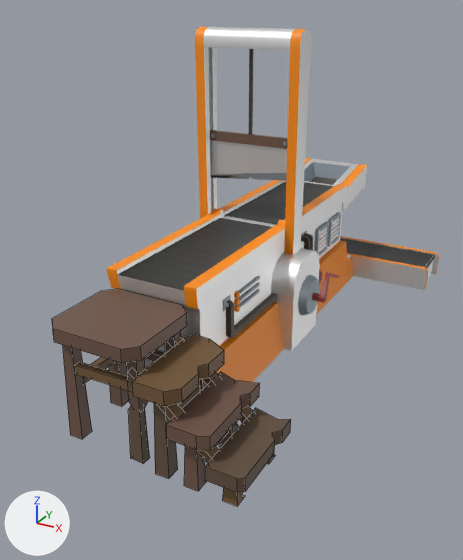
The FBX model Assets/_/_ART/_3D/3DModels/Workstation/3D_workstation_slicer.fbx: old version first, new version second.
The view is the same before and after, from a camera (50 mm lens) standing at (2.17, -6.79, 3.8) and looking at (-0.98, -1.08, 0.95). Every picture has the same lights, and +X, +Y and +Z are marked at lower left. Mesh edges are drawn as thin lines on the coarser meshes. Where no turn or scale is listed for an object, it has been applied to the vertices. Vertices at the same position are counted once.

Script lines for the objects in view, before the commit:
```python
me_cube_013 = bpy.data.meshes.new('Cube.013')
me_cube_013.from_pydata(...)  # 870 vertices, 652 faces; spans x -1.3..1.06, y -0.08..4.84, z 0.0..3.52
# faces by material slot: [6, 255, 150, 52, 77, 106, 6]
me_cube_013.materials.append(mat_mat_workstation_brun_004)  # brown #705648
me_cube_013.materials.append(mat_mat_workstation_chrome_001)  # white #ececec
me_cube_013.materials.append(mat_mat_workstation_gris_001)  # grey #9ba7af
me_cube_013.materials.append(mat_mat_workstation_rouge_001)  # red #8e3434
me_cube_013.materials.append(mat_mat_workstation_noir_001)  # brown #534a41
me_cube_013.materials.append(mat_mat_workstation_orange_001)  # orange #ff910c
me_cube_013.materials.append(mat_mat_workstation_belt)  # picture img_tapis_png
me_cube_015 = bpy.data.meshes.new('Cube.015')
me_cube_015.from_pydata(...)  # 280 vertices, 187 faces; spans x 0.0..2.06, y -0.05..0.91, z -1.24..0.07
# faces by material slot: [68, 65, 54]
me_cube_015.materials.append(mat_mat_workstation_brun_004)  # brown #705648
me_cube_015.materials.append(mat_mat_workstation_brun_005)  # brown #74583b
me_cube_015.materials.append(mat_mat_workstation_brun_006)  # brown #635040
ob_3d_workstation_slicer_stair = bpy.data.objects.new('3D_workstation_slicer_stair', me_cube_015)
ob_3d_workstation_slicer_stair.location = (0.31, -3.18, -0.01)
ob_3d_workstation_slicer_stair.rotation_euler = (0.0, -3.142, 0.0)  # degrees (0, -180, 0)
ob_3d_workstation_slicer_stair.scale = (0.972, 0.972, 0.972)
ob_3d_workstation_slicer_table = bpy.data.objects.new('3D_workstation_slicer_table', me_cube_013)
ob_3d_workstation_slicer_table.location = (-0.49, -2.23, 0.0)
```
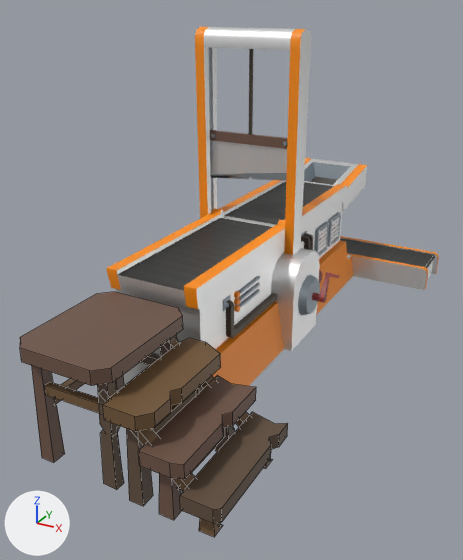
Where the newer file only moved an object's origin or applied its transform, the numbers keep the older frame.

What differs and where, as boxes (x1, y1, x2, y2) in the pictures (463 x 560 px; the box of a moved part takes in the faces that stretch with it):
'3D_workstation_slicer_stair', reshaped, turned
    before: (52, 289, 291, 506)
    after: (20, 292, 288, 537)
part 1 of me_cube_015, moved or reshaped
    before: (165, 332, 181, 353)
    after: (160, 335, 176, 357)
part 2 of me_cube_015, moved or reshaped
    before: (127, 359, 150, 464)
    after: (97, 380, 124, 490)
part 3 of me_cube_015, moved or reshaped
    before: (109, 362, 128, 406)
    after: (116, 375, 124, 391)
part 4 of me_cube_015, moved or reshaped
    before: (63, 345, 92, 439)
    after: (31, 365, 65, 463)
part 5 of me_cube_015, moved or reshaped
    before: (144, 350, 165, 362)
    after: (140, 353, 161, 365)
part 6 of me_cube_015, moved or reshaped
    before: (75, 362, 128, 390)
    after: (44, 382, 99, 413)
part 7 of me_cube_015, moved or reshaped
    before: (199, 379, 207, 391)
    after: (196, 386, 203, 395)
part 8 of me_cube_015, moved or reshaped
    before: (154, 403, 178, 479)
    after: (126, 428, 153, 506)
part 9 of me_cube_015, moved or reshaped
    before: (219, 422, 238, 447)
    after: (215, 426, 235, 452)
part 10 of me_cube_015, moved or reshaped
    before: (184, 446, 207, 491)
    after: (159, 474, 181, 520)
part 11 of me_cube_015, moved or reshaped
    before: (267, 454, 275, 464)
    after: (263, 459, 272, 469)
part 12 of me_cube_015, moved or reshaped
    before: (222, 487, 245, 506)
    after: (199, 518, 223, 537)
part 13 of me_cube_015, moved or reshaped
    before: (175, 336, 253, 423)
    after: (171, 339, 249, 427)
part 14 of me_cube_015, moved or reshaped
    before: (138, 368, 219, 463)
    after: (109, 390, 195, 491)
part 15 of me_cube_015, moved or reshaped
    before: (52, 289, 291, 493)
    after: (20, 292, 288, 524)
part 16 of me_cube_015, moved or reshaped
    before: (83, 357, 116, 383)
    after: (54, 379, 84, 404)

Edits to the bpy script that builds the scene:
```text
Change me_cube_015:
    used by ob_3d_workstation_slicer_stair; location = (0.31, -3.18, -0.01); rotation_euler = (0.0, -3.142, 0.0), in degrees (0, -180, 0); scale = (0.972, 0.972, 0.972)
    remove me_cube_015.from_pydata(...)  # 280 vertices, 187 faces; spans x 0.0..2.06, y -0.05..0.91, z -1.24..0.07
    add me_cube_015.from_pydata(...)  # 280 vertices, 187 faces; spans x 0.0..2.06, y -0.07..1.24, z -0.44..0.84
    me_cube_015 part 1: the loose piece of 12 vertices spanning x 1.11..1.26, y 0.68..0.83, z -1.1..0.0 is turned 90 degrees about the x axis through its middle, then moved by (0.0, -0.21, 1.24)
    me_cube_015 part 2: the loose piece of 18 vertices spanning x 1.08..1.24, y 0.05..0.21, z -1.1..0.0 is turned 90 degrees about the x axis through its middle, then moved by (0.0, 0.42, 0.29)
    me_cube_015 part 3: the loose piece of 12 vertices spanning x 1.82..1.97, y 0.68..0.83, z -1.1..0.0 is turned 90 degrees about the x axis through its middle, then moved by (0.0, -0.21, 1.24)
    me_cube_015 part 4: the loose piece of 12 vertices spanning x 1.82..1.97, y 0.06..0.21, z -1.1..0.0 is turned 90 degrees about the x axis through its middle, then moved by (0.0, 0.42, 0.29)
    me_cube_015 part 5: the loose piece of 8 vertices spanning x 1.25..1.92, y 0.73..0.81, z -0.74..-0.64 is turned 90 degrees about the x axis through its middle, then moved by (0.0, -0.08, 1.38)
    me_cube_015 part 6: the loose piece of 8 vertices spanning x 1.13..1.84, y 0.09..0.16, z -0.83..-0.72 is turned 90 degrees about the x axis through its middle, then moved by (0.0, 0.65, 0.51)
    me_cube_015 part 7: the loose piece of 12 vertices spanning x 0.81..0.96, y 0.68..0.83, z -0.88..0.06 is turned 90 degrees about the x axis through its middle, then moved by (0.0, -0.35, 1.09)
    me_cube_015 part 8: the loose piece of 12 vertices spanning x 0.81..0.96, y 0.06..0.21, z -0.88..0.06 is turned 90 degrees about the x axis through its middle, then moved by (0.0, 0.27, 0.15)
    me_cube_015 part 9: the loose piece of 12 vertices spanning x 0.5..0.65, y 0.68..0.83, z -0.55..0.07 is turned 90 degrees about the x axis through its middle, then moved by (0.0, -0.52, 0.92)
    me_cube_015 part 10: the loose piece of 12 vertices spanning x 0.5..0.65, y 0.06..0.21, z -0.55..0.07 is turned 90 degrees about the x axis through its middle, then moved by (0.0, 0.1, -0.02)
    me_cube_015 part 11: the loose piece of 12 vertices spanning x 0.11..0.26, y 0.68..0.83, z -0.28..0.07 is turned 90 degrees about the x axis through its middle, then moved by (0.0, -0.65, 0.79)
    me_cube_015 part 12: the loose piece of 12 vertices spanning x 0.11..0.26, y 0.06..0.21, z -0.28..0.07 is turned 90 degrees about the x axis through its middle, then moved by (0.0, -0.03, -0.15)
    me_cube_015 part 13: the loose piece of 8 vertices spanning x 0.25..1.23, y 0.71..0.86, z -1.0..-0.17 is turned 90 degrees about the x axis through its middle, then moved by (0.0, -0.2, 1.3)
    me_cube_015 part 14: the loose piece of 8 vertices spanning x 0.25..1.21, y 0.07..0.2, z -1.0..-0.17 is turned 90 degrees about the x axis through its middle, then moved by (0.0, 0.45, 0.33)
    me_cube_015 part 15: 114 of 280 vertices moved; they spanned x 0.0..2.06, y -0.05..0.91, z -1.24..-0.13 and now span x 0.0..2.06, y 0.13..1.24, z -0.44..0.84; mean shift (0.0, 0.16, 0.82); largest move (1.16, 0.91, -1.24) -> (1.16, 1.24, 0.84)
    me_cube_015 part 16: 8 of 280 vertices moved; they spanned x 1.86..1.94, y 0.1..0.7, z -0.63..-0.53 and now span x 1.86..1.94, y 0.53..0.63, z -0.29..0.62; mean shift (0.0, 0.18, 0.75); largest move (1.86, 0.7, -0.62) -> (1.86, 0.62, 0.62)
Change ob_3d_workstation_slicer_stair:
    ob_3d_workstation_slicer_stair.rotation_euler: (0.0, -3.142, 0.0) -> (1.571, 0.0, -3.142)  # degrees (0, -180, 0) -> degrees (90, 0, -180)
```
